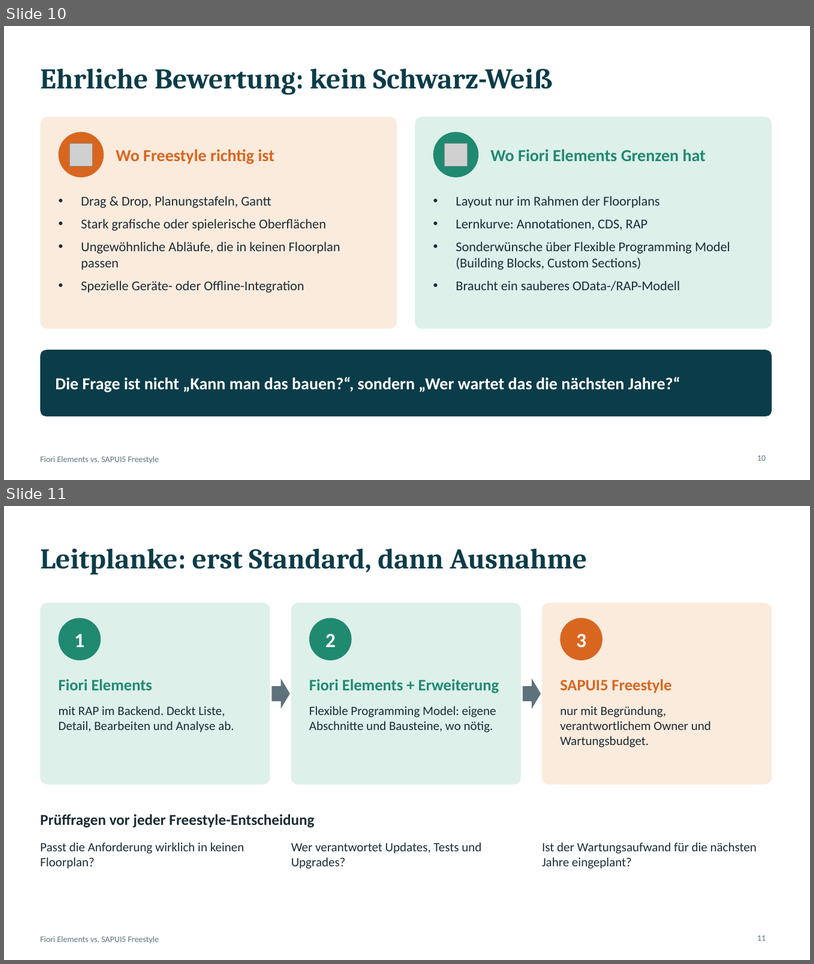
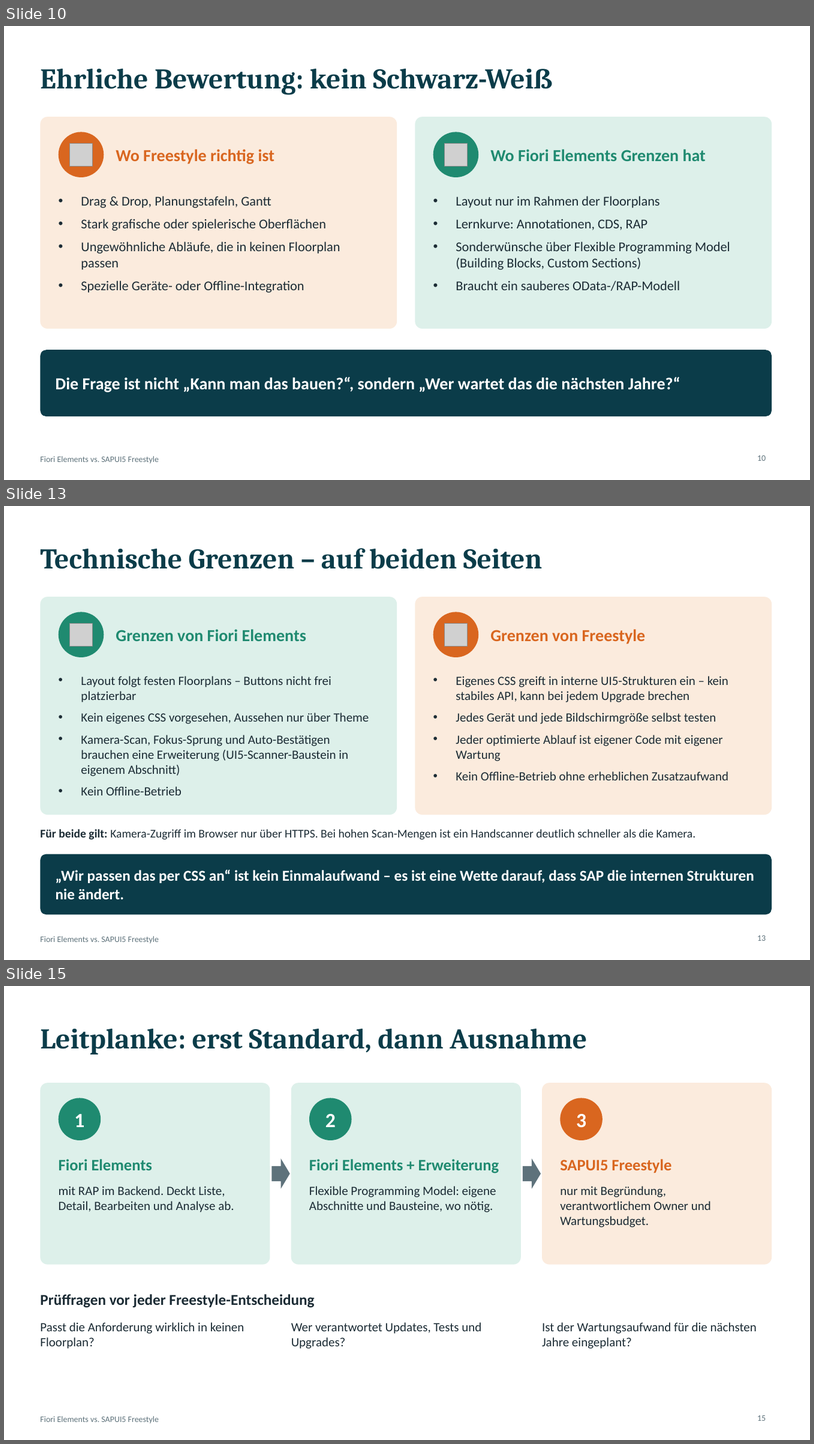
Before and after one commit to Fabs943/SAPUI5-DEMO, a slide deck: praesentation/Fiori_vs_Freestyle.pptx. Shown one above the other, each under a label of ours: slides 10 and 11 before the commit, slides 10, 13 and 15 after it; the slides between them are not shown. The pictures are 814x964 and 814x1444 pixels, drawn with LibreOffice and Linux fonts; fonts in the diff are those of the drawing; grey boxes stand for pictures. Boxes give left, top, right and bottom in pixels: in the first picture for what was removed or moved away, otherwise in the second. Text is boxed around its words. In the diff, an @@ line names an element or a change of style, - is before the commit and + after.

```diff
--- a/praesentation/Fiori_vs_Freestyle.pptx
+++ b/praesentation/Fiori_vs_Freestyle.pptx
@@ slide 13 added at (x1=4, y1=506, x2=810, y2=960), background #FFFFFF; not listed: 1 template element that a slide beside it also shows @@
@@ title added at (x1=40, y1=548, x2=543, y2=569), 34 pt, text #0B3C49, bold @@
+Technische Grenzen – auf beiden Seiten
@@ rounded rectangle added at (x1=40, y1=597, x2=397, y2=814), fill #DDF0EA @@
@@ ellipse added at (x1=59, y1=612, x2=104, y2=657), fill #1F8A70 @@
@@ rounded rectangle added at (x1=416, y1=597, x2=772, y2=814), fill #FBEBDD @@
@@ ellipse added at (x1=434, y1=612, x2=479, y2=657), fill #D9661F @@
@@ picture added at (x1=70, y1=624, x2=93, y2=646) @@
@@ text added at (x1=116, y1=629, x2=306, y2=641), 20 pt, text #1F8A70, bold @@
+Grenzen von Fiori Elements
@@ picture added at (x1=445, y1=624, x2=468, y2=646) @@
@@ text added at (x1=491, y1=629, x2=646, y2=644), 20 pt, text #D9661F, bold @@
+Grenzen von Freestyle
@@ text added at (x1=81, y1=676, x2=369, y2=795), 15 pt, text #1B2B34 @@
+• Layout folgt festen Floorplans – Buttons nicht frei platzierbar
+• Kein eigenes CSS vorgesehen, Aussehen nur über Theme
+• Kamera-Scan, Fokus-Sprung und Auto-Bestätigen brauchen eine Erweiterung (UI5-Scanner-Baustein in eigenem Abschnitt)
+• Kein Offline-Betrieb
@@ text added at (x1=456, y1=676, x2=729, y2=780), 15 pt, text #1B2B34 @@
+• Eigenes CSS greift in interne UI5-Strukturen ein – kein stabiles API, kann bei jedem Upgrade brechen
+• Jedes Gerät und jede Bildschirmgröße selbst testen
+• Jeder optimierte Ablauf ist eigener Code mit eigener Wartung
+• Kein Offline-Betrieb ohne erheblichen Zusatzaufwand
@@ text added at (x1=40, y1=829, x2=696, y2=840), 14 pt, text #1B2B34 @@
+Für beide gilt: Kamera-Zugriff im Browser nur über HTTPS. Bei hohen Scan-Mengen ist ein Handscanner deutlich schneller als die Kamera.
@@ rounded rectangle added at (x1=40, y1=854, x2=772, y2=915), fill #0B3C49 @@
@@ text added at (x1=56, y1=869, x2=755, y2=899), 18 pt, text #FFFFFF, bold @@
+„Wir passen das per CSS an“ ist kein Einmalaufwand – es ist eine Wette darauf, dass SAP die internen Strukturen nie ändert.
@@ page number added at (x1=758, y1=935, x2=766, y2=940), 10 pt, text #5E727B @@
+13
@@ what was slide 11 is now slide 15 @@
@@ page number at (x1=758, y1=1415, x2=766, y2=1420): text changed @@
-11
+15
```
Also in this commit, not shown: 3 other slides added.
